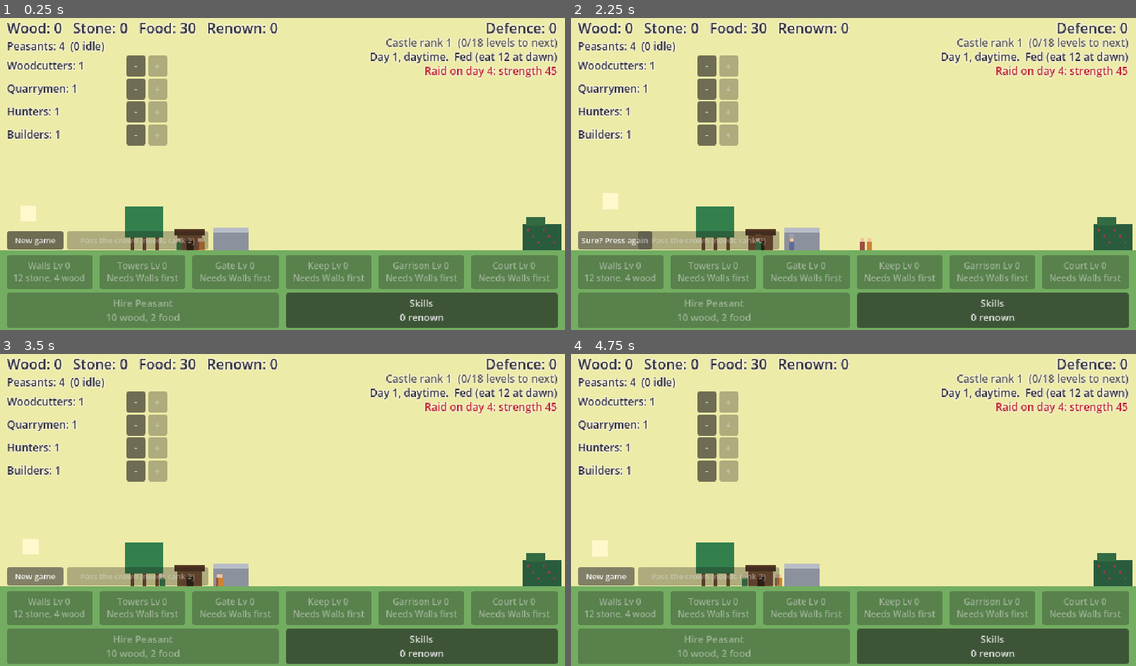
Above: before the commit, frames 1-4 (two rows, left to right).
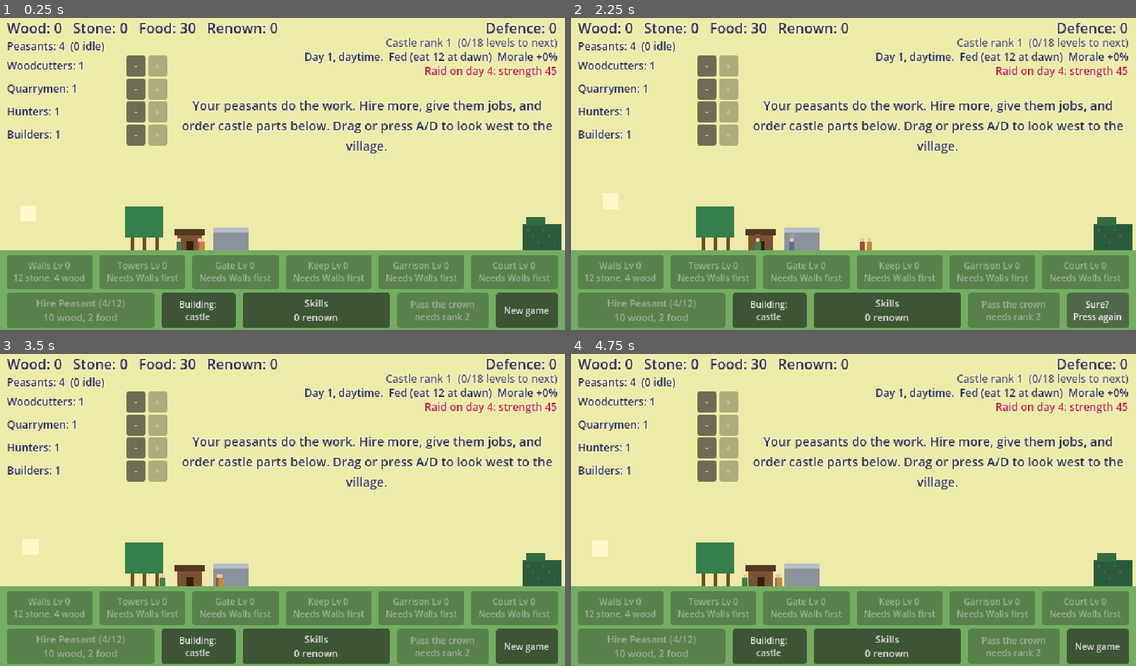
Above: after the commit, the same moments.

Repository: henrikmoepe-del/basebygger
Game: Godot game, scene res://scenes/main.tscn
The game is run twice, just before and just after one commit, with the same random seed, the same clock (stepped at 60 frames per second) and the same inputs.
Inputs (mouse positions are in pixels of both pictures, inside the frame that each line leads up to):
- Up to frame 1 (0.25 s): no input
- Up to frame 2 (2.25 s): click (768, 311) at 0.5 s, where only the run after the commit has a clickable "Building: castle"; click (768, 311) at 1.25 s, where only the run after the commit has a clickable "Building: village"; click "New game" at 2 s
- Up to frame 3 (3.5 s): click "Sure? Press again" at 2.75 s
- Up to frame 4 (4.75 s): click "New game" at 3.5 s; click "Sure? Press again" at 4.25 s

The runs differ from the first frame. In frame 1, 11% of the frame differs, in the area x 1-99%, y 10-100%; in frame 2, 12%; in frame 3, 11%; in frame 4, 11%.

Commit message:
Add a village west of the grove and a world you can look around
The world is now wider than the screen: drag, or hold A/D or the
arrow keys, to pan. West of the grove stands a village built by the
same builders: houses raise how many peasants can live here (12 to
start, 4 more per level), and a well and a tavern keep peasants
content, each giving up to 15% faster work when big enough for
everyone. A button switches the build row between castle and village.
The small New game and Pass the crown buttons moved into the bottom row.

Co-Authored-By: Claude Opus 5.5 <noreply@anthropic.com>

Diff:
--- a/scenes/main.tscn
+++ b/scenes/main.tscn
@@ -8,22 +8,30 @@
 [ext_resource type="Script" path="res://scripts/skill_tree.gd" id="7_skills"]
 [ext_resource type="Script" path="res://scripts/sky.gd" id="8_sky"]
 [ext_resource type="Script" path="res://scripts/raiders.gd" id="9_raiders"]
+[ext_resource type="Script" path="res://scripts/camera.gd" id="10_camera"]
 
 [node name="Main" type="Node2D"]
 
+[node name="Camera" type="Camera2D" parent="."]
+script = ExtResource("10_camera")
+
 [node name="WorldTint" type="CanvasModulate" parent="."]
 
-[node name="Sky" type="ColorRect" parent="." node_paths=PackedStringArray("world_tint")]
+[node name="SkyLayer" type="CanvasLayer" parent="."]
+layer = -1
+
+[node name="Sky" type="ColorRect" parent="SkyLayer" node_paths=PackedStringArray("world_tint")]
 offset_right = 640.0
 offset_bottom = 360.0
 mouse_filter = 2
 color = Color(0.93, 0.92, 0.66, 1)
 script = ExtResource("8_sky")
-world_tint = NodePath("../WorldTint")
+world_tint = NodePath("../../WorldTint")
 
 [node name="Ground" type="ColorRect" parent="."]
+offset_left = -900.0
 offset_top = 270.0
-offset_right = 640.0
+offset_right = 1500.0
 offset_bottom = 360.0
 mouse_filter = 2
 color = Color(0.45, 0.68, 0.38, 1)
@@ -133,27 +141,6 @@
 horizontal_alignment = 1
 autowrap_mode = 3
 
-[node name="ResetButton" type="Button" parent="HUD"]
-unique_name_in_owner = true
-offset_left = 8.0
-offset_top = 248.0
-offset_right = 72.0
-offset_bottom = 266.0
-focus_mode = 0
-theme_override_font_sizes/font_size = 9
-text = "New game"
-
-[node name="CrownButton" type="Button" parent="HUD"]
-unique_name_in_owner = true
-offset_left = 76.0
-offset_top = 248.0
-offset_right = 236.0
-offset_bottom = 266.0
-tooltip_text = "Start a new castle with legacy. Each point of legacy makes everyone work 10% faster, for good."
-focus_mode = 0
-theme_override_font_sizes/font_size = 9
-text = "Pass the crown"
-
 [node name="OfflineLabel" type="Label" parent="HUD"]
 unique_name_in_owner = true
 visible = false
@@ -205,6 +192,15 @@
 theme_override_font_sizes/font_size = 11
 text = "Hire Peasant"
 
+[node name="ViewButton" type="Button" parent="HUD/Actions"]
+unique_name_in_owner = true
+custom_minimum_size = Vector2(84, 0)
+layout_mode = 2
+tooltip_text = "Switch the build buttons between castle parts and village buildings."
+focus_mode = 0
+theme_override_font_sizes/font_size = 10
+text = "Build: castle"
+
 [node name="SkillsButton" type="Button" parent="HUD/Actions"]
 unique_name_in_owner = true
 layout_mode = 2
@@ -212,6 +208,24 @@
 focus_mode = 0
 theme_override_font_sizes/font_size = 11
 text = "Skills"
+
+[node name="CrownButton" type="Button" parent="HUD/Actions"]
+unique_name_in_owner = true
+custom_minimum_size = Vector2(104, 0)
+layout_mode = 2
+tooltip_text = "Start a new castle with legacy. Each point of legacy makes everyone work 10% faster, for good."
+focus_mode = 0
+theme_override_font_sizes/font_size = 10
+text = "Pass the crown"
+
+[node name="ResetButton" type="Button" parent="HUD/Actions"]
+unique_name_in_owner = true
+custom_minimum_size = Vector2(70, 0)
+layout_mode = 2
+tooltip_text = "Wipe everything, legacy included, and start from the very beginning."
+focus_mode = 0
+theme_override_font_sizes/font_size = 10
+text = "New game"
 
 [node name="SkillTree" type="Control" parent="HUD"]
 unique_name_in_owner = true
--- /dev/null
+++ b/scripts/camera.gd
@@ -0,0 +1,36 @@
+extends Camera2D
+## Lets the player look around the world, which is wider than the screen:
+## drag with the mouse, or hold A/D or the arrow keys.
+
+const KEY_SPEED := 300.0
+const SCREEN_SIZE := Vector2(640, 360)
+
+## The left and right edges of the world.
+@export var world_left := -400.0
+@export var world_right := 640.0
+
+
+func _ready() -> void:
+	# Start on the castle side, showing what the screen showed before the world grew.
+	position = Vector2(world_right - SCREEN_SIZE.x / 2, SCREEN_SIZE.y / 2)
+
+
+func _process(delta: float) -> void:
+	var direction := Input.get_axis("ui_left", "ui_right")
+	if Input.is_physical_key_pressed(KEY_A):
+		direction -= 1.0
+	if Input.is_physical_key_pressed(KEY_D):
+		direction += 1.0
+	if direction != 0.0:
+		_move(direction * KEY_SPEED * delta)
+
+
+func _unhandled_input(event: InputEvent) -> void:
+	# Dragging anywhere that isn't a button slides the view.
+	if event is InputEventMouseMotion and event.button_mask != 0:
+		_move(-event.relative.x)
+
+
+func _move(amount: float) -> void:
+	var half := SCREEN_SIZE.x / 2
+	position.x = clampf(position.x + amount, world_left + half, world_right - half)
--- a/scripts/castle.gd
+++ b/scripts/castle.gd
@@ -104,4 +104,7 @@
 
 ## Stones go up just left of the first scaffold section.
 func _hoist_x() -> float:
-	return CastleData.PARTS[GameState.job_part].scaffold[0][0] - 8.0
+	var part: Dictionary = CastleData.PARTS[GameState.job_part]
+	if part.scaffold.is_empty():
+		return part.site_x - 16.0
+	return part.scaffold[0][0] - 8.0
--- a/scripts/castle_data.gd
+++ b/scripts/castle_data.gd
@@ -3,6 +3,9 @@
 ## Every part is a defence: "defence" is how much each level adds, and the
 ## later 3D wave-defence mode will read the part levels to build the castle.
 ## "renown" is how much renown finishing a level gives.
+##
+## Village buildings ("village": true) are built the same way, but stand west
+## of the grove, don't count towards the castle rank, and stop at "max_level".
 ##
 ## "cost" and "work" are for level 1; each further level multiplies them by
 ## COST_GROWTH and WORK_GROWTH. "work" is seconds of hammering for one builder.
@@ -57,9 +60,31 @@
 		"name": "Court", "defence": 0, "renown": 2, "cost": {"wood": 25, "stone": 15}, "work": 12.0,
 		"site_x": -68.0, "scaffold": [[-88.0, -48.0]],
 	},
+	# Houses raise how many peasants can live here (see GameState.max_peasants).
+	"houses": {
+		"name": "Houses", "defence": 0, "renown": 0, "cost": {"wood": 12, "stone": 4}, "work": 6.0,
+		"site_x": -560.0, "scaffold": [], "village": true, "max_level": 12,
+	},
+	# The well and the tavern keep peasants content, which makes them work
+	# faster (see GameState.morale_bonus). Each level serves more peasants.
+	"well": {
+		"name": "Well", "defence": 0, "renown": 1, "cost": {"stone": 16, "wood": 4}, "work": 8.0,
+		"site_x": -474.0, "scaffold": [], "village": true, "max_level": 10,
+	},
+	"tavern": {
+		"name": "Tavern", "defence": 0, "renown": 1, "cost": {"wood": 24, "stone": 8}, "work": 10.0,
+		"site_x": -520.0, "scaffold": [[-542.0, -498.0]], "village": true, "max_level": 10,
+	},
 }
 ## Back to front.
-const DRAW_ORDER := ["keep", "court", "garrison", "walls", "towers", "gate"]
+const DRAW_ORDER := ["houses", "tavern", "well", "keep", "court", "garrison", "walls", "towers", "gate"]
+
+## Where the village stands, relative to the castle's ground-centre point.
+const WELL_X := -474.0
+const TAVERN_X := -520.0
+const FIRST_HOUSE_X := -570.0
+const HOUSE_SPACING := -30.0
+const THATCH := Color(0.80, 0.68, 0.36)
 
 
 ## Placeholder art for a part at a level: a list of [Rect2, Color], relative to
@@ -111,6 +136,30 @@
 			if level >= 5:
 				out.append([Rect2(-1, -h - 36, 2, 36), WOOD_DARK])
 				out.append([Rect2(1, -h - 36, 18, 10), BANNER])
+		"houses":
+			# One hut per level, in a row going west.
+			for i in v:
+				var x := FIRST_HOUSE_X + HOUSE_SPACING * i
+				out.append([Rect2(x - 10, -14, 20, 14), PLASTER])
+				out.append([Rect2(x - 12, -20, 24, 7), THATCH])
+				out.append([Rect2(x - 2, -8, 4, 8), WOOD_DARK])
+		"well":
+			out.append([Rect2(WELL_X - 7, -7, 14, 7), STONE])
+			out.append([Rect2(WELL_X - 5, -5, 10, 3), ROOF_BLUE])
+			out.append([Rect2(WELL_X - 8, -18, 1, 11), WOOD_DARK])
+			out.append([Rect2(WELL_X + 7, -18, 1, 11), WOOD_DARK])
+			# The roof gets grander as the well is improved.
+			out.append([Rect2(WELL_X - 10, -20 - mini(v, 4), 20, 3 + mini(v, 4)), ROOF_RED if level >= 4 else THATCH])
+		"tavern":
+			var h := 22 + 3 * mini(v, 8)
+			out.append([Rect2(TAVERN_X - 20, -h, 40, h), PLASTER])
+			out.append([Rect2(TAVERN_X - 23, -h - 8, 46, 9), ROOF_RED])
+			out.append([Rect2(TAVERN_X - 3, -11, 6, 11), WOOD_DARK])
+			out.append([Rect2(TAVERN_X - 15, -h + 6, 7, 7), Color(0.98, 0.82, 0.40)])
+			out.append([Rect2(TAVERN_X + 8, -h + 6, 7, 7), Color(0.98, 0.82, 0.40)])
+			# The sign.
+			out.append([Rect2(TAVERN_X + 20, -h + 2, 6, 1), WOOD_DARK])
+			out.append([Rect2(TAVERN_X + 22, -h + 3, 5, 5), BANNER])
 		"garrison":
 			# Barracks behind the wall, right of the keep.
 			var h := 40 + 8 * v
--- a/scripts/game_state.gd
+++ b/scripts/game_state.gd
@@ -68,6 +68,16 @@
 const LEGACY_WORK_BONUS := 0.1
 ## Each point of legacy adds this much wood and stone to a new castle's stores.
 const LEGACY_START_STOCK := 10
+
+## The village. Houses set how many peasants can live here. The well and the
+## tavern each serve a number of peasants per level; the share of peasants
+## served decides how much of that building's work bonus everyone gets.
+const BASE_POPULATION := 12
+const POPULATION_PER_HOUSE := 4
+const WELL_SERVES := 8
+const WELL_BONUS := 0.15
+const TAVERN_SERVES := 10
+const TAVERN_BONUS := 0.15
 const START_TREES := 3
 ## Trees the grove has room for before any skills. The screen fits MAX_TREE_PLOTS.
 const BASE_TREE_PLOTS := 8
@@ -88,7 +98,7 @@
 const FIRST_RANK_UP := 18
 const RANK_UP_STEP := 24
 
-const SAVE_VERSION := 6
+const SAVE_VERSION := 7
 const AUTOSAVE_INTERVAL := 10.0
 const MAX_OFFLINE_SECONDS := 8 * 3600
 ## Offline progress is only granted (and reported) after this long away.
@@ -98,7 +108,10 @@
 
 ## What is in the stockhouse.
 var resources := {"wood": 0, "stone": 0, "food": START_FOOD}
-var part_levels := {"walls": 0, "towers": 0, "gate": 0, "keep": 0, "garrison": 0, "court": 0}
+var part_levels := {
+	"walls": 0, "towers": 0, "gate": 0, "keep": 0, "garrison": 0, "court": 0,
+	"houses": 0, "well": 0, "tavern": 0,
+}
 var peasants := START_PEASANTS
 ## How many peasants are assigned to each job. The rest are idle.
 var jobs := START_JOBS.duplicate()
@@ -232,7 +245,7 @@
 
 ## Multiplies how fast everyone walks and works: slower when hungry.
 func work_mult() -> float:
-	var legacy_mult := 1.0 + LEGACY_WORK_BONUS * legacy
+	var legacy_mult := (1.0 + LEGACY_WORK_BONUS * legacy) * (1.0 + morale_bonus())
 	if not fed:
 		return HUNGRY_WORK_MULT * legacy_mult
 	return (1.0 + skill_total("fed_bonus")) * legacy_mult
@@ -310,9 +323,22 @@
 	return {"wood": ceili(PEASANT_BASE_COST * growth * discount), "food": 2 + peasants - START_PEASANTS}
 
 
+## How many peasants the village has room for.
+func max_peasants() -> int:
+	return BASE_POPULATION + POPULATION_PER_HOUSE * part_levels.houses
+
+
+## How much faster everyone works for being content: the well and the tavern
+## each give their full bonus only if they are big enough for every peasant.
+func morale_bonus() -> float:
+	var watered := clampf(float(part_levels.well * WELL_SERVES) / peasants, 0.0, 1.0)
+	var cheered := clampf(float(part_levels.tavern * TAVERN_SERVES) / peasants, 0.0, 1.0)
+	return WELL_BONUS * watered + TAVERN_BONUS * cheered
+
+
 ## Hires a peasant. They start idle until given a job.
 func hire_peasant() -> bool:
-	if not spend(peasant_cost()):
+	if peasants >= max_peasants() or not spend(peasant_cost()):
 		return false
 	peasants += 1
 	peasants_changed.emit()
@@ -372,11 +398,17 @@
 
 # --- Castle parts and rank ---
 
+## The castle's levels added together. Village buildings don't count.
 func total_levels() -> int:
 	var total := 0
 	for id: String in part_levels:
-		total += part_levels[id]
+		if not is_village(id):
+			total += part_levels[id]
 	return total
+
+
+func is_village(id: String) -> bool:
+	return CastleData.PARTS[id].get("village", false)
 
 
 func castle_rank() -> int:
@@ -415,6 +447,8 @@
 func part_block_reason(id: String) -> String:
 	if job_part != "":
 		return "Builders are busy"
+	if is_village(id):
+		return "Fully built" if part_levels[id] >= CastleData.PARTS[id].max_level else ""
 	if id != "walls" and part_levels.walls == 0:
 		return "Needs Walls first"
 	if part_levels[id] >= level_cap():
--- a/scripts/hud.gd
+++ b/scripts/hud.gd
@@ -19,6 +19,7 @@
 @onready var toast_label: Label = %ToastLabel
 @onready var reset_button: Button = %ResetButton
 @onready var crown_button: Button = %CrownButton
+@onready var view_button: Button = %ViewButton
 @onready var peasants_label: Label = %PeasantsLabel
 @onready var jobs_box: VBoxContainer = %Jobs
 @onready var hire_button: Button = %HireButton
@@ -34,6 +35,8 @@
 var _toast_tween: Tween
 var _reset_armed := false
 var _crown_armed := false
+## Whether the build buttons show the village buildings or the castle parts.
+var _showing_village := false
 
 
 func _ready() -> void:
@@ -47,6 +50,9 @@
 	skills_button.pressed.connect(skill_tree.show)
 	reset_button.pressed.connect(_on_reset_pressed)
 	crown_button.pressed.connect(_on_crown_pressed)
+	view_button.pressed.connect(func() -> void:
+		_showing_village = not _showing_village
+		_refresh())
 	GameState.announced.connect(_show_toast)
 	GameState.raid_resolved.connect(func(_won: bool) -> void: _refresh())
 	_make_part_buttons()
@@ -58,6 +64,8 @@
 			label.add_theme_color_override("font_outline_color", OUTLINE_COLOR)
 	_refresh()
 	_show_offline_report()
+	if GameState.day == 1 and GameState.total_levels() == 0:
+		_show_toast("Your peasants do the work. Hire more, give them jobs, and order castle parts below. Drag or press A/D to look west to the village.")
 
 
 ## One button per castle part, made from the data in CastleData.PARTS,
@@ -121,7 +129,7 @@
 		GameState.reset_game()
 		return
 	_reset_armed = true
-	reset_button.text = "Sure? Press again"
+	reset_button.text = "Sure?\nPress again"
 	await get_tree().create_timer(RESET_CONFIRM_TIME).timeout
 	_reset_armed = false
 	reset_button.text = "New game"
@@ -171,6 +179,7 @@
 	day_label.text = "Day %d, %s.  %s" % [
 		GameState.day, "night" if GameState.is_night() else "daytime",
 		"Fed (eat %d at dawn)" % GameState.food_needed() if GameState.fed else "HUNGRY: working slowly"]
+	day_label.text += "  Morale +%d%%" % roundi(GameState.morale_bonus() * 100)
 	day_label.add_theme_color_override("font_color", TEXT_COLOR if GameState.fed else HUNGRY_COLOR)
 
 	var safe := GameState.total_defence() >= GameState.raid_strength()
@@ -182,11 +191,11 @@
 	var gain := GameState.legacy_gain()
 	crown_button.disabled = gain <= 0
 	if _crown_armed:
-		crown_button.text = "Start a new castle? Press again"
+		crown_button.text = "Start over?\nPress again"
 	elif gain > 0:
-		crown_button.text = "Pass the crown (+%d legacy)" % gain
+		crown_button.text = "Pass the crown\n+%d legacy" % gain
 	else:
-		crown_button.text = "Pass the crown (needs rank %d)" % GameState.LEGACY_MIN_RANK
+		crown_button.text = "Pass the crown\nneeds rank %d" % GameState.LEGACY_MIN_RANK
 
 	var idle := GameState.idle_peasants()
 	peasants_label.text = "Peasants: %d  (%d idle)" % [GameState.peasants, idle]
@@ -200,7 +209,13 @@
 		row.minus.disabled = GameState.jobs[id] <= 0
 		row.plus.disabled = idle <= 0 or (limit >= 0 and GameState.jobs[id] >= limit)
 
-	_set_button(hire_button, "Hire Peasant", GameState.peasant_cost(), "")
+	view_button.text = "Building:\nvillage" if _showing_village else "Building:\ncastle"
+	var hire_title := "Hire Peasant (%d/%d)" % [GameState.peasants, GameState.max_peasants()]
+	if GameState.peasants >= GameState.max_peasants():
+		hire_button.text = "%s\nBuild more houses" % hire_title
+		hire_button.disabled = true
+	else:
+		_set_button(hire_button, hire_title, GameState.peasant_cost(), "")
 	skills_button.text = "Skills\n%d renown" % GameState.renown
 
 	for id: String in _part_buttons:
@@ -211,9 +226,11 @@
 	var part_name: String = CastleData.PARTS[id].name
 	var level: int = GameState.part_levels[id]
 	if id == GameState.job_part:
+		button.visible = GameState.is_village(id) == _showing_village
 		button.text = "Building %s %d\n%d%%" % [part_name, level + 1, GameState.job_fraction() * 100]
 		button.disabled = true
 		return
+	button.visible = GameState.is_village(id) == _showing_village
 	var reason := GameState.part_block_reason(id)
 	var cost := GameState.part_cost(id)
 	button.text = "%s Lv %d\n%s" % [part_name, level, reason if reason != "" else _cost_text(cost)]
